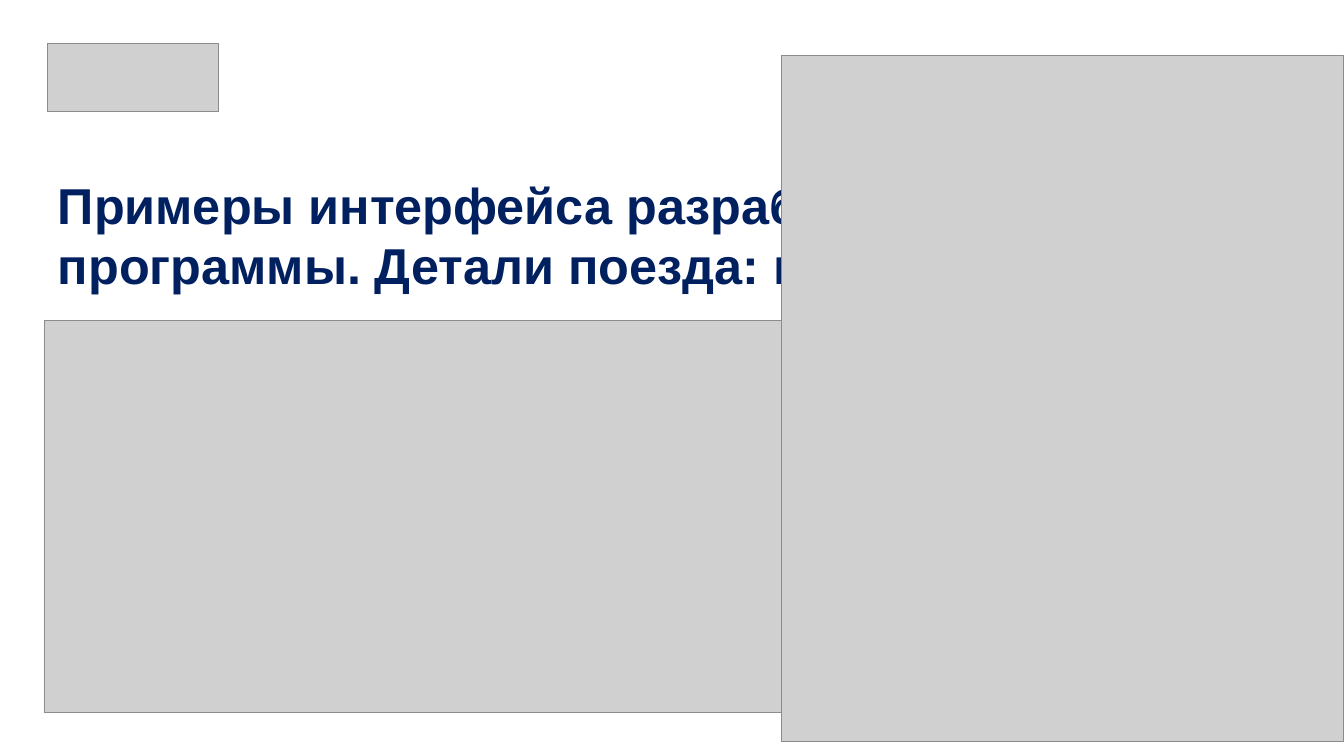
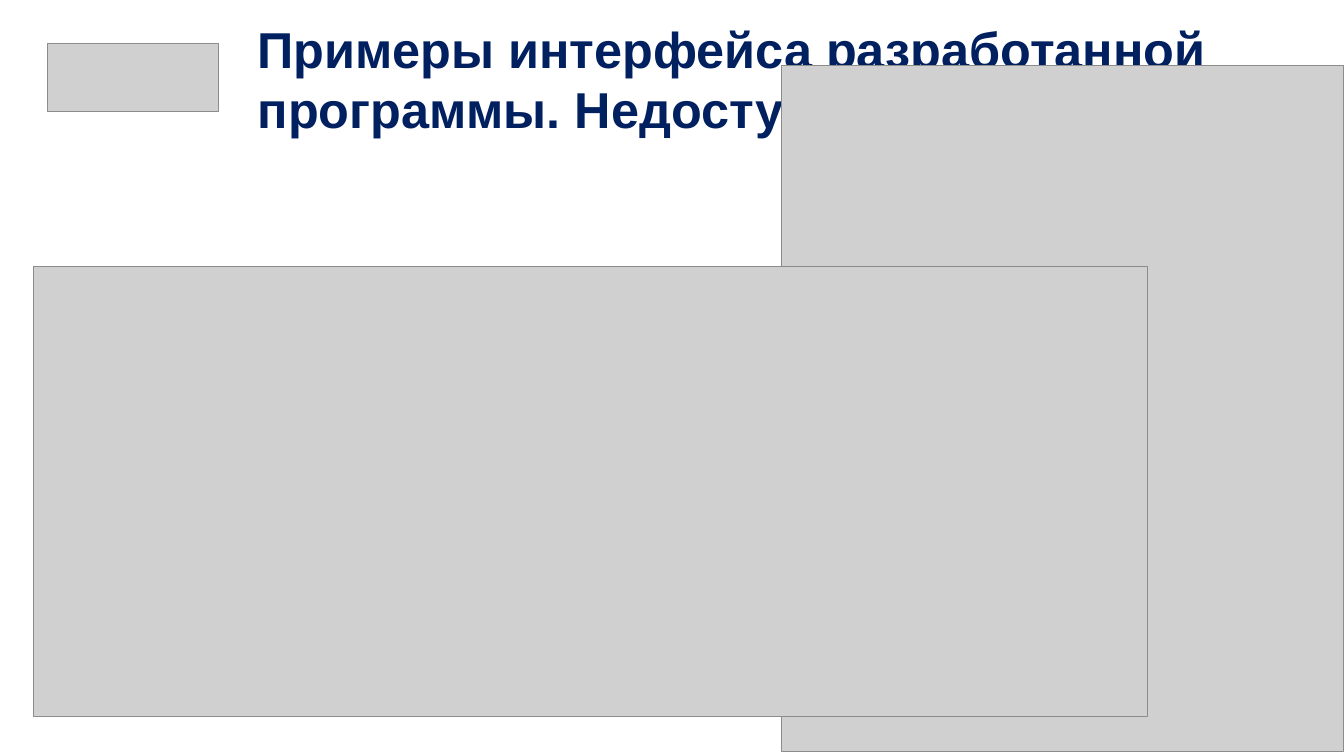
Before and after one commit to limenitiz/trains-web-app, a slide deck: slide 8 of doc/Введение_в_разработку_корпоративных_приложений_на_Java.pptx (slide 6 before the commit). Drawn at 1344x756 pixels with LibreOffice and Linux fonts; fonts in the diff are those of the drawing; grey boxes stand for pictures. Boxes give left, top, right and bottom in pixels: in the first picture for what was removed or moved away, otherwise in the second. Text is boxed around its words. In the diff, an @@ line names an element or a change of style, - is before the commit and + after.

```diff
--- a/doc/Введение_в_разработку_корпоративных_приложений_на_Java.pptx
+++ b/doc/Введение_в_разработку_корпоративных_приложений_на_Java.pptx
@@ text at [258, 27, 1205, 138]: text changed @@
-Примеры интерфейса разработанной программы. Детали поезда: места.
+Примеры интерфейса разработанной программы. Недоступные места.
@@ picture: place and size @@
-picture at [781, 55, 1344, 742]
+picture at [781, 66, 1344, 752]
@@ picture: place and size @@
-picture at [44, 321, 1301, 713]
+picture at [33, 267, 1148, 717]
```
Also in this commit, not shown: 10 other slides changed, 4 slides added, 14 other files.
